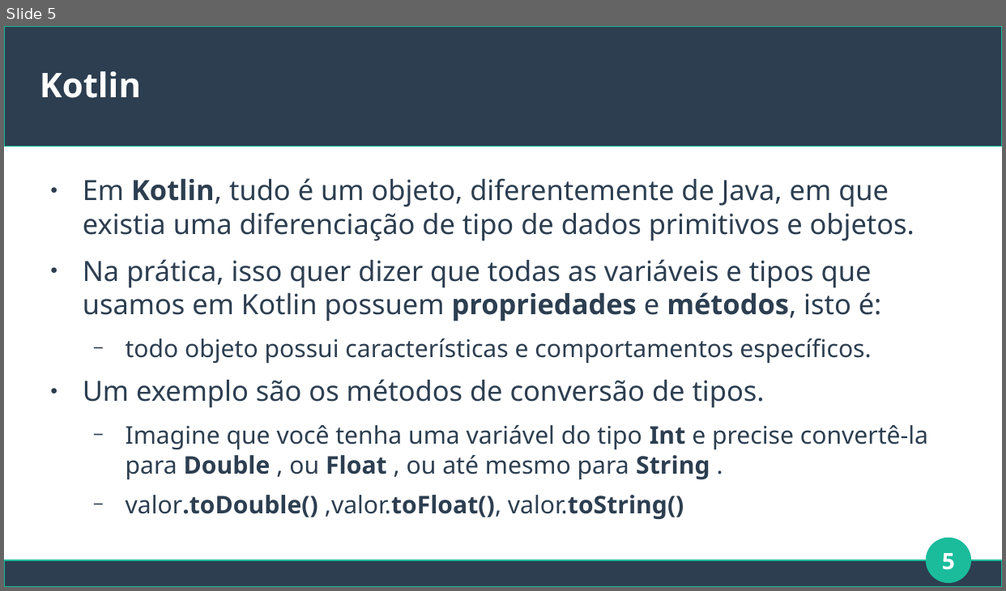
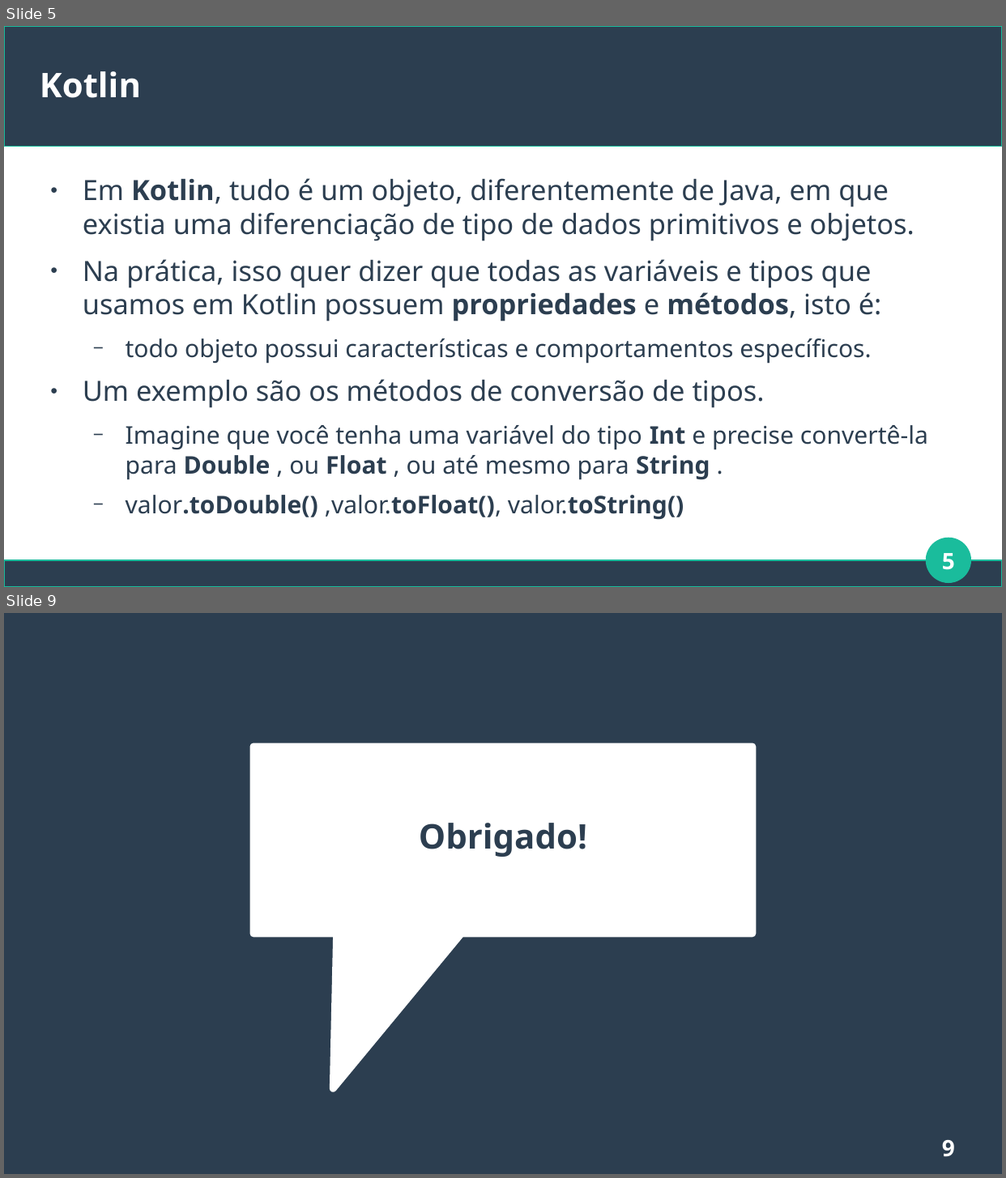
Before and after one commit to brunomaion/aulas, a slide deck: Mobile/Aula5-Kotlin/Aula5-Kotlin.odp. Shown one above the other, each under a label of ours: slide 5 before the commit, slides 5 and 9 after it; the slides between them are not shown. The pictures are 1006x591 and 1006x1178 pixels, drawn with LibreOffice and Linux fonts; fonts in the diff are those of the drawing. Boxes give left, top, right and bottom in pixels: in the first picture for what was removed or moved away, otherwise in the second. Text is boxed around its words. In the diff, an @@ line names an element or a change of style, - is before the commit and + after.

```diff
--- a/Mobile/Aula5-Kotlin/Aula5-Kotlin.odp
+++ b/Mobile/Aula5-Kotlin/Aula5-Kotlin.odp
@@ slide 9 added at [4,613,1002,1174], background #FFFFFF @@
@@ rectangle added at [4,613,1002,1174], fill #2C3E50 @@
@@ speech box added at [254,747,753,935], fill #FFFFFF, outline #FFFFFF 5.67 pt @@
@@ title added at [419,823,587,857], 27 pt, text #2C3E50, bold @@
+Obrigado!
@@ page number added at [942,1140,955,1157], 18 pt, text #FFFFFF, bold @@
+9
```
Also in this commit, not shown: 1 slide changed, 4 other slides added, 6 slides removed, 1 other file.
